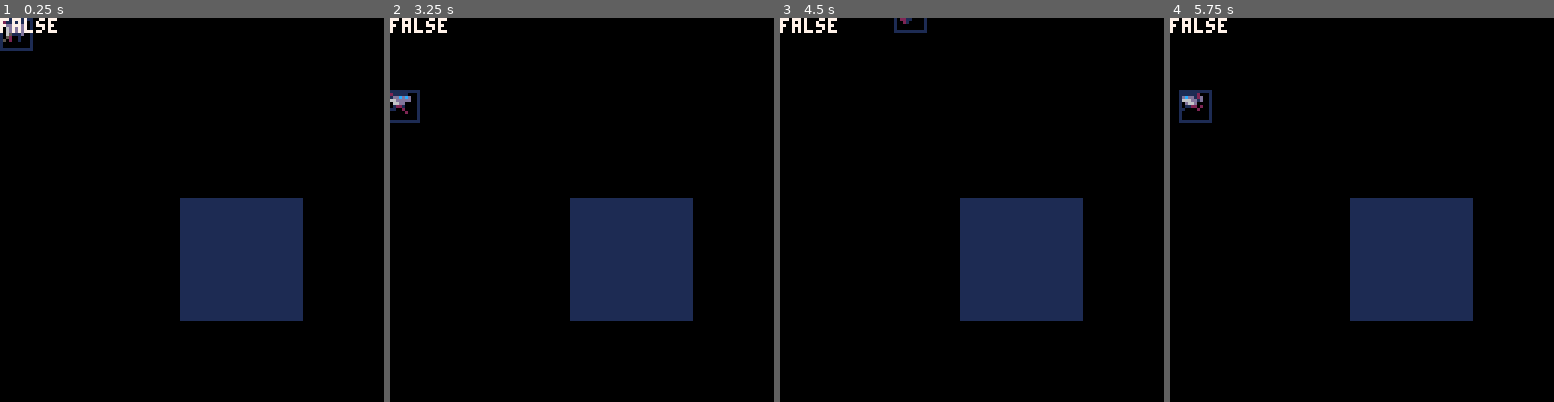
Above: before the commit, frames 1-4 (left to right).
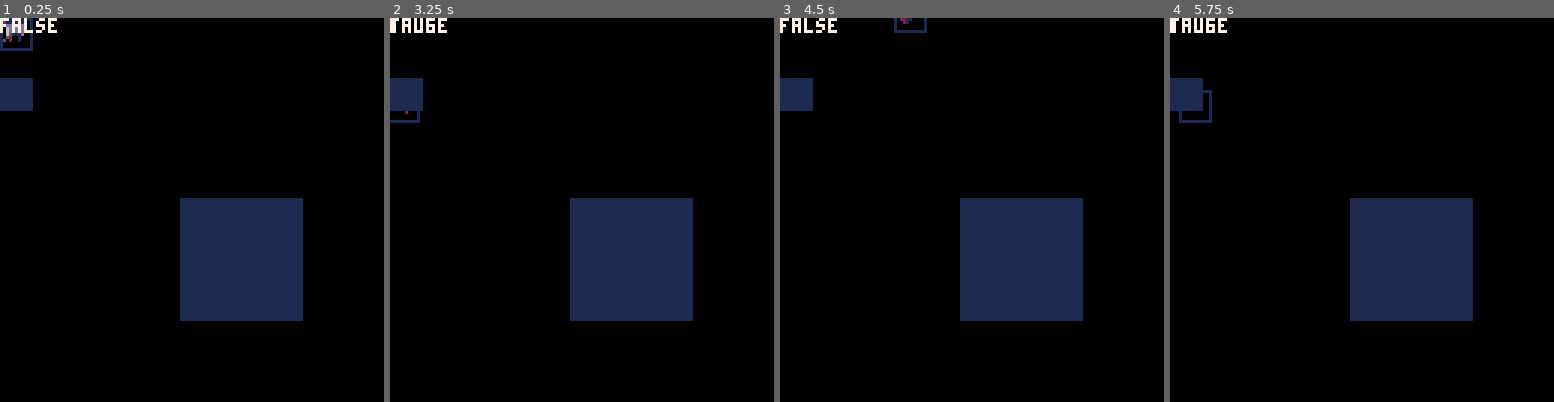
Above: after the commit, the same moments.

Repository: bttrs/toyboxjam2019
Game: PICO-8 cartridge game.p8
Same seed, same stepped clock (60 frames per second), same inputs: the game is played once before the commit and once after it.
Inputs:
- Up to frame 1 (0.25 s): no input
- Up to frame 2 (3.25 s): hold Left 1.97-2.37 s; hold Down 2.42-2.82 s; hold Right from 2.87 s (still down)
- Up to frame 3 (4.5 s): release Right at 3.53 s; hold Up 3.58-4.08 s; hold Right from 4.13 s (still down)
- Up to frame 4 (5.75 s): release Right at 4.53 s; hold Down 4.58-5.08 s; hold Left from 5.13 s (still down)

The runs differ from the first frame. In frame 1, 0.7% of the frame differs, in the area x 0-9%, y 15-25%; in frame 2, 0.6%; in frame 3, 0.7%; in frame 4, 0.7%.

Commit message:
add collision

Diff:
--- a/game.p8
+++ b/game.p8
@@ -42,6 +42,10 @@
 -------------------------------
 function _init()
 	char.init()
+	collidingobject = {}
+	add(collidingobject,box)
+	add(collidingobject,box2)
+	add(collidingobject,char)
 end
 
 -->8
@@ -60,8 +64,8 @@
 	cls ()
 	char.draw()
 	rectfill(box.x, box.y, box.x+box.w, box.y+box.h, 1)
-	print(collide(box,char),0,0,7)
-
+	rectfill(box2.x, box2.y, box2.x+box2.w, box2.y+box2.h, 1)
+	foreach(getallpairs(collidingobject),collide)
 end -- fn
 ------------------------------
 
@@ -72,6 +76,13 @@
 	y=60,
 	w=40,
 	h=40;
+}
+
+box2={
+	x=0,
+	y=20,
+	w=10,
+	h=10;
 }
 
 
@@ -133,6 +144,16 @@
  dir_d=4,
 }
 
+function getallpairs(arr)
+	pairs={}
+	for i=1,#arr,1 do
+		for j=i+1,#arr,1 do
+			add(pairs,{arr[i],arr[j]})
+		end
+	end
+	return pairs
+end
+
 function utils.update()
 	utils.mstime=flr(time()*1000)
 end
@@ -172,9 +193,12 @@
 	self.frames = (self.frames+1) % self.everyxframe
 end
 
-function collide(o1,o2)
-	return o1.x < o2.x + o2.w and o2.x < o1.x + o1.w
-        and o1.y < o2.y + o2.h and o2.y < o1.y + o1.h
+function collide(pair)
+	o1 = pair[1]
+	o2 = pair[2]
+	col = o1.x < o2.x + o2.w and o2.x < o1.x + o1.w and o1.y < o2.y + o2.h and o2.y < o1.y + o1.h
+	print(col,0,0,7) -- for debug
+	return col;
 end
 
 __gfx__
